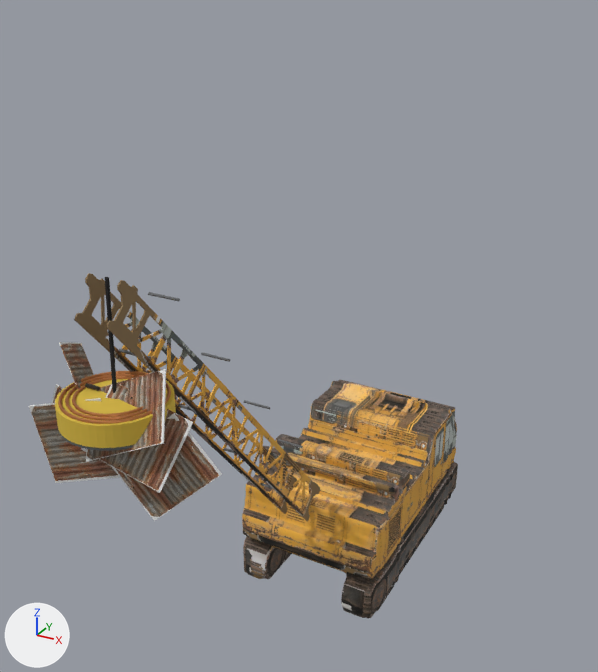
What one commit did to the glTF model public/assets/models/wasteland/town/peace-crane.glb.
Both versions are drawn from a camera (50 mm lens) standing at (13.2, -29.9, 24.2) and looking at (-3.3, 0.2, 9.2). Arrows for +X, +Y and +Z are at lower left; the lights stay in place. The picture after the commit comes second. Where no turn or scale is listed for an object, it has been applied to the vertices. Vertices at exactly the same position are counted once.

Objects in the first picture: 'magnus-crane:body', 'magnus-crane:boom-cross-1-lower', 'magnus-crane:boom-cross-1-upper', 'magnus-crane:boom-cross-2-lower', 'magnus-crane:boom-cross-2-upper', 'magnus-crane:boom-cross-3-lower', 'magnus-crane:boom-cross-3-upper', 'magnus-crane:boom-cross-4-lower', 'magnus-crane:boom-cross-4-upper', 'magnus-crane:boom-frame-far', 'magnus-crane:boom-frame-near', 'magnus-crane:cable', 'magnus-crane:magnet-shell', 'magnus-crane:stuck-roof-1', 'magnus-crane:stuck-roof-2', 'magnus-crane:stuck-roof-3', 'magnus-crane:stuck-roof-4', 'magnus-crane:stuck-roof-5', 'magnus-crane:stuck-roof-6' and 5 more.
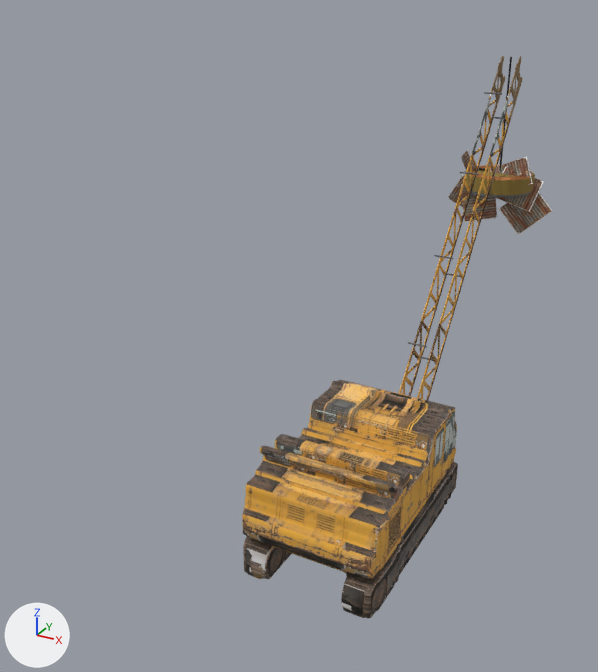
ob_magnus_crane_boom is not drawn itself; it is the parent of ob_magnus_crane_boom_cross_1_lower, ob_magnus_crane_boom_cross_1_upper, ob_magnus_crane_boom_cross_2_lower, ob_magnus_crane_boom_cross_2_upper, ob_magnus_crane_boom_cross_3_lower, ob_magnus_crane_boom_cross_3_upper, ob_magnus_crane_boom_cross_4_lower, ob_magnus_crane_boom_cross_4_upper.
ob_magnus_crane_magnet is not drawn itself; it is the parent of ob_magnus_crane_magnet_coil_1, ob_magnus_crane_magnet_coil_2, ob_magnus_crane_magnet_coil_3, ob_magnus_crane_magnet_lift_eye__1, ob_magnus_crane_magnet_lift_eye_1, ob_magnus_crane_magnet_pole, ob_magnus_crane_magnet_rim, ob_magnus_crane_magnet_shell.

Where the newer file only moved an object's origin or applied its transform, the numbers keep the older frame.

Edits to the bpy script that builds the scene:
```text
Change mat_magnus_magnet_paint:
    mat_magnus_magnet_paint.base_color: (0.74, 0.54, 0.07) -> (0.3, 0.21, 0.05)  # yellow #dfc24b -> yellow #957e3f
Change me_magnus_crane_boom_frame_far:
    remove me_magnus_crane_boom_frame_far.from_pydata(...)  # 464 vertices, 1024 faces; spans x 0.48..0.52, y -11.03..0.18, z -0.74..12.29
    add me_magnus_crane_boom_frame_far.from_pydata(...)  # 464 vertices, 1024 faces; spans x -0.52..-0.48, y 9.77..25.19, z -3.22..14.69
    me_magnus_crane_boom_frame_far part 1: the whole mesh is multiplied about its middle by the matrix ((-1.0, 0.0, 0.0), (0.0, -1.375, 0.0), (0.0, 0.0, 1.375)), then moved by (-1.0, 22.91, -0.04)
Change me_magnus_crane_boom_frame_near:
    remove me_magnus_crane_boom_frame_near.from_pydata(...)  # 464 vertices, 1024 faces; spans x -0.52..-0.48, y -11.03..0.18, z -0.74..12.29
    add me_magnus_crane_boom_frame_near.from_pydata(...)  # 464 vertices, 1024 faces; spans x 0.48..0.52, y 9.77..25.19, z -3.22..14.69
    me_magnus_crane_boom_frame_near part 2: the whole mesh is multiplied about its middle by the matrix ((-1.0, 0.0, 0.0), (0.0, -1.375, 0.0), (0.0, 0.0, 1.375)), then moved by (1.0, 22.91, -0.04)
Change me_cylinder_008:
    remove me_cylinder_008.from_pydata(...)  # 16 vertices, 28 faces; spans x -0.05..0.05, y -0.11..0.11, z -1.55..1.55
    add me_cylinder_008.from_pydata(...)  # 16 vertices, 28 faces; spans x -0.05..0.05, y 34.45..34.56, z -2.51..3.95
    me_cylinder_008 part 3: 16 of 16 vertices moved; they spanned x -0.05..0.05, y -0.11..0.11, z -1.55..1.55 and now span x -0.05..0.05, y 34.45..34.56, z -2.51..3.95; mean shift (0.0, 34.51, 0.72)
Change ob_magnus_crane_boom:
    ob_magnus_crane_boom.location: (0.0, -5.236, 5.2) -> (0.0, 4.786, 3.0)
    ob_magnus_crane_boom.rotation_euler: (-0.873, 0.0, 0.0) -> (-0.873, 0.0, -3.142)  # degrees (-50, 0, 0) -> degrees (-50, 0, -180)
Change ob_magnus_crane_boom_cross_1_lower:
    ob_magnus_crane_boom_cross_1_lower.location: (0.0, -3.036, -0.931) -> (0.0, -4.175, -1.281)
Change ob_magnus_crane_boom_cross_1_upper:
    ob_magnus_crane_boom_cross_1_upper.location: (0.0, -3.036, 0.848) -> (0.0, -4.175, 1.166)
Change ob_magnus_crane_boom_cross_2_lower:
    ob_magnus_crane_boom_cross_2_lower.location: (0.0, -6.595, -0.931) -> (0.0, -9.069, -1.281)
Change ob_magnus_crane_boom_cross_2_upper:
    ob_magnus_crane_boom_cross_2_upper.location: (0.0, -6.595, 0.848) -> (0.0, -9.069, 1.166)
Change ob_magnus_crane_boom_cross_3_lower:
    ob_magnus_crane_boom_cross_3_lower.location: (0.0, -10.15, -0.931) -> (0.0, -13.96, -1.281)
Change ob_magnus_crane_boom_cross_3_upper:
    ob_magnus_crane_boom_cross_3_upper.location: (0.0, -10.15, 0.848) -> (0.0, -13.96, 1.166)
Change ob_magnus_crane_boom_cross_4_lower:
    ob_magnus_crane_boom_cross_4_lower.location: (0.0, -13.71, -0.931) -> (0.0, -18.86, -1.281)
Change ob_magnus_crane_boom_cross_4_upper:
    ob_magnus_crane_boom_cross_4_upper.location: (0.0, -13.71, 0.848) -> (0.0, -18.86, 1.166)
Change ob_magnus_crane_magnet:
    ob_magnus_crane_magnet.location: (0.0, -15.64, 13.96) -> (0.0, 18.93, 12.85)
    ob_magnus_crane_magnet.scale: (1.0, 1.0, 1.0) -> (1.35, 1.35, 1.35)
Change ob_magnus_crane_stuck_roof_1:
    ob_magnus_crane_stuck_roof_1.location: (-0.9, -15.54, 13.61) -> (-1.215, 19.06, 12.38)
Change ob_magnus_crane_stuck_roof_2:
    ob_magnus_crane_stuck_roof_2.location: (0.85, -15.79, 13.36) -> (1.147, 18.73, 12.04)
Change ob_magnus_crane_stuck_roof_3:
    ob_magnus_crane_stuck_roof_3.location: (-1.1, -15.84, 14.41) -> (-1.485, 18.66, 13.46)
Change ob_magnus_crane_stuck_roof_4:
    ob_magnus_crane_stuck_roof_4.location: (1.05, -15.44, 14.31) -> (1.417, 19.2, 13.33)
Change ob_magnus_crane_stuck_roof_5:
    ob_magnus_crane_stuck_roof_5.location: (0.0, -15.89, 13.16) -> (0.0, 18.59, 11.77)
Change ob_magnus_crane_stuck_roof_6:
    ob_magnus_crane_stuck_roof_6.location: (0.2, -15.34, 14.66) -> (0.27, 19.33, 13.8)
```

Where the change shows, as pixel boxes (x1, y1, x2, y2) in the pictures (598 x 672 px):
'magnus-crane:boom-frame-far', reshaped
    before: (106, 280, 320, 522)
    after: (399, 56, 505, 396)
'magnus-crane:boom-frame-near', reshaped
    before: (74, 273, 298, 514)
    after: (417, 56, 523, 400)
'magnus-crane:magnet-shell', recoloured, moved, rescaled (42% narrower, 64% shorter)
    before: (55, 372, 176, 448)
    after: (465, 168, 535, 195)
'magnus-crane:stuck-roof-2', moved
    before: (111, 413, 222, 521)
    after: (499, 193, 553, 235)
'magnus-crane:stuck-roof-5', moved
    before: (29, 398, 119, 483)
    after: (461, 184, 497, 223)
'magnus-crane:stuck-roof-4', moved
    before: (81, 382, 193, 493)
    after: (495, 166, 544, 212)
'magnus-crane:stuck-roof-6', moved
    before: (86, 369, 166, 462)
    after: (489, 157, 533, 185)
'magnus-crane:stuck-roof-3', moved
    before: (59, 342, 94, 389)
    after: (461, 150, 475, 171)
'magnus-crane:magnet-coil-1', moved, rescaled (42% narrower, 70% shorter)
    before: (58, 371, 171, 424)
    after: (468, 165, 533, 180)
'magnus-crane:cable', reshaped (8% wider)
    before: (105, 277, 117, 393)
    after: (499, 57, 512, 171)
'magnus-crane:magnet-coil-2', moved, rescaled
    before: (65, 373, 147, 420)
    after: (472, 166, 526, 179)
'magnus-crane:magnet-coil-3', moved, rescaled
    before: (72, 376, 143, 417)
    after: (477, 167, 522, 178)
'magnus-crane:stuck-roof-1', moved
    before: (52, 384, 63, 403)
    after: (447, 175, 465, 208)
'magnus-crane:magnet-rim', moved, rescaled
    before: (60, 433, 133, 451)
    after: (471, 191, 531, 197)
'magnus-crane:boom-cross-4-upper', moved, turned
    before: (148, 292, 180, 302)
    after: (484, 92, 502, 95)
'magnus-crane:boom-cross-3-upper', moved, turned
    before: (201, 352, 230, 362)
    after: (460, 172, 478, 175)
'magnus-crane:boom-cross-2-upper', moved, turned
    before: (244, 400, 270, 409)
    after: (434, 255, 453, 259)
'magnus-crane:boom-cross-1-upper', moved, turned
    before: (278, 439, 303, 448)
    after: (408, 342, 427, 348)
'magnus-crane:magnet-lift-eye--1', moved, rescaled (38% narrower, 56% shorter)
    before: (85, 383, 100, 391)
    after: (479, 168, 488, 171)
'magnus-crane:boom-cross-4-lower', moved, turned
    before: (119, 349, 151, 359)
    after: (491, 117, 509, 119)
'magnus-crane:boom-cross-3-lower', moved, turned
    before: (178, 404, 192, 411)
    after: (469, 193, 485, 197)
'magnus-crane:boom-cross-2-lower', moved, turned
    before: (223, 448, 248, 456)
    after: (445, 273, 460, 277)
'magnus-crane:boom-cross-1-lower', moved, turned
    before: (261, 483, 282, 490)
    after: (420, 356, 433, 361)
